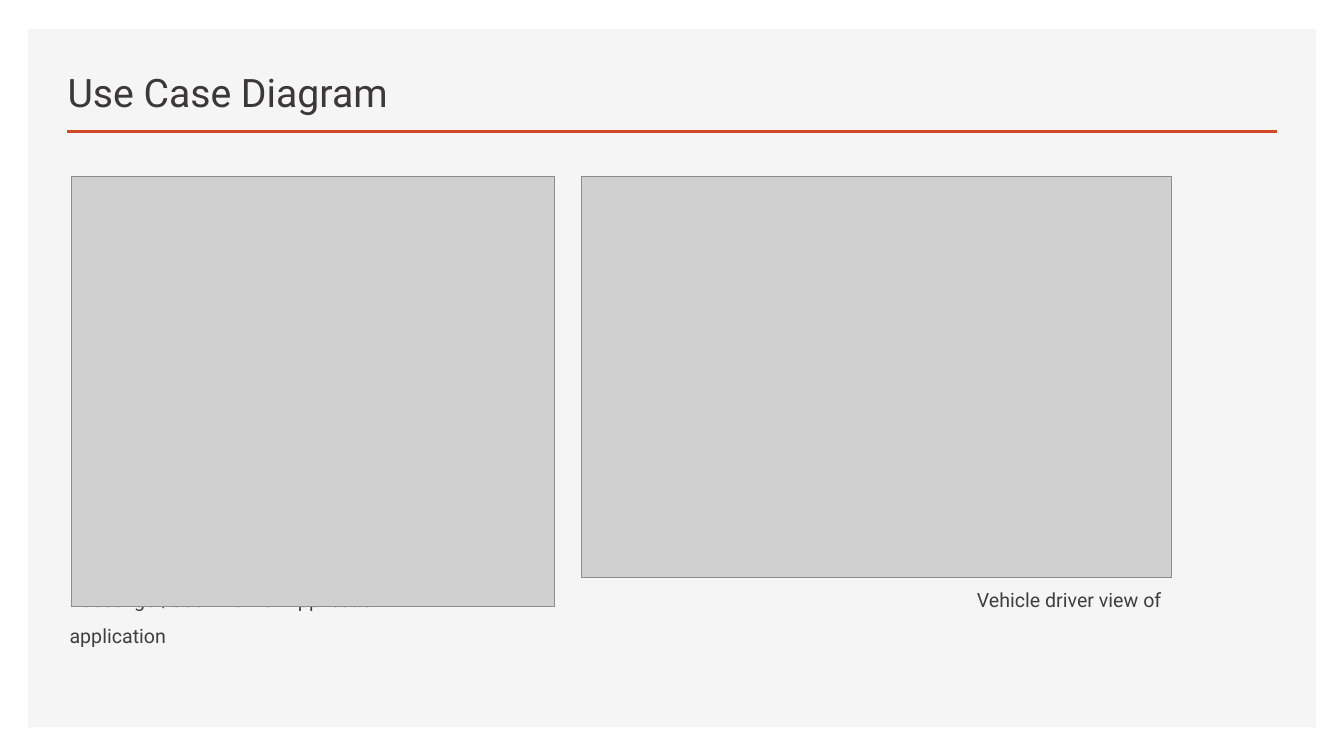
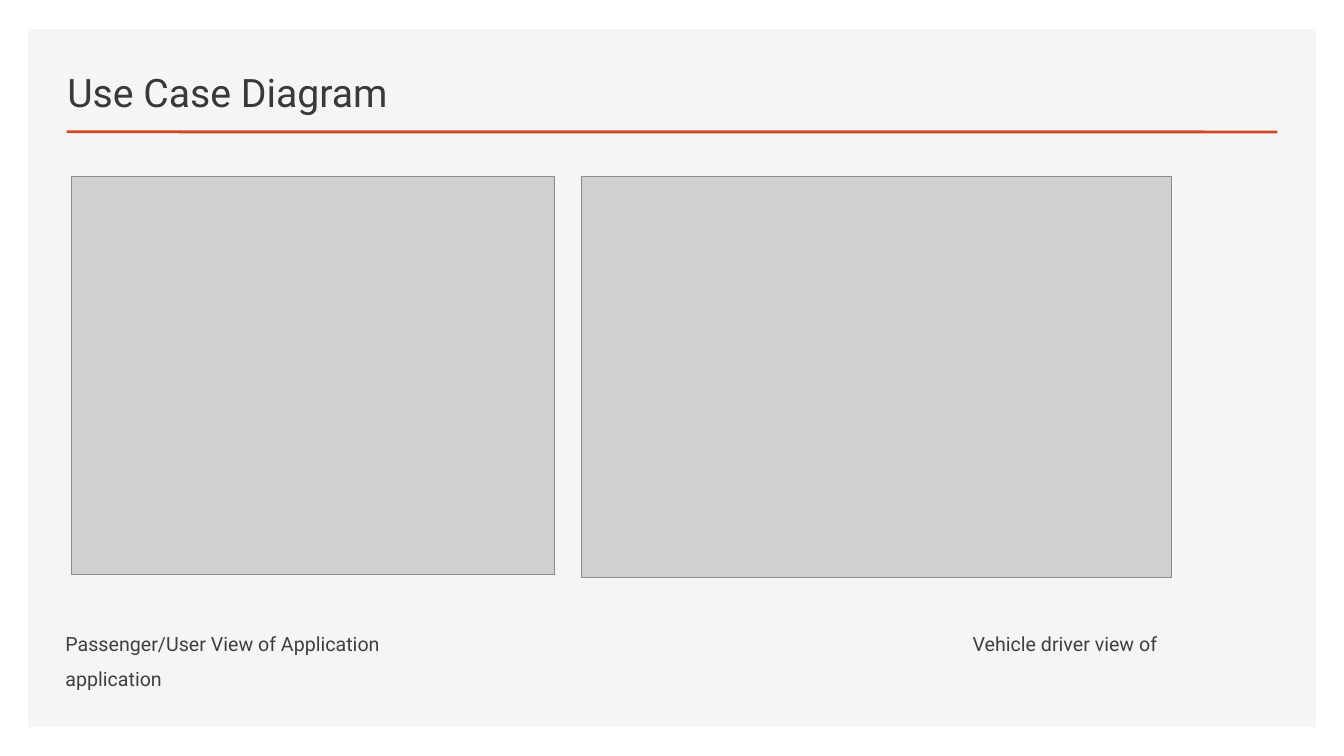
Before and after one commit to prajwollamichhane11/Mobile-Transport-Tracker, a slide deck: slide 11 of 4thsemlamichhane (2).pptx. Drawn at 1344x756 pixels with LibreOffice and Linux fonts; fonts in the diff are those of the drawing; grey boxes stand for pictures. Boxes give left, top, right and bottom in pixels: in the first picture for what was removed or moved away, otherwise in the second. Text is boxed around its words. In the diff, an @@ line names an element or a change of style, - is before the commit and + after.

```diff
--- a/4thsemlamichhane (2).pptx
+++ b/4thsemlamichhane (2).pptx
@@ text "Passenger/User View of Application Vehicle ...": place and size @@
-text "Passenger/User View of Application Vehicle ..." at bbox=[70, 589, 1161, 611]
+text "Passenger/User View of Application Vehicle ..." at bbox=[65, 636, 1157, 655]
@@ picture: place and size @@
-picture at bbox=[72, 176, 555, 606]
+picture at bbox=[72, 176, 555, 575]
```
Also in this commit, not shown: 9 other slides changed, 1 other file.
